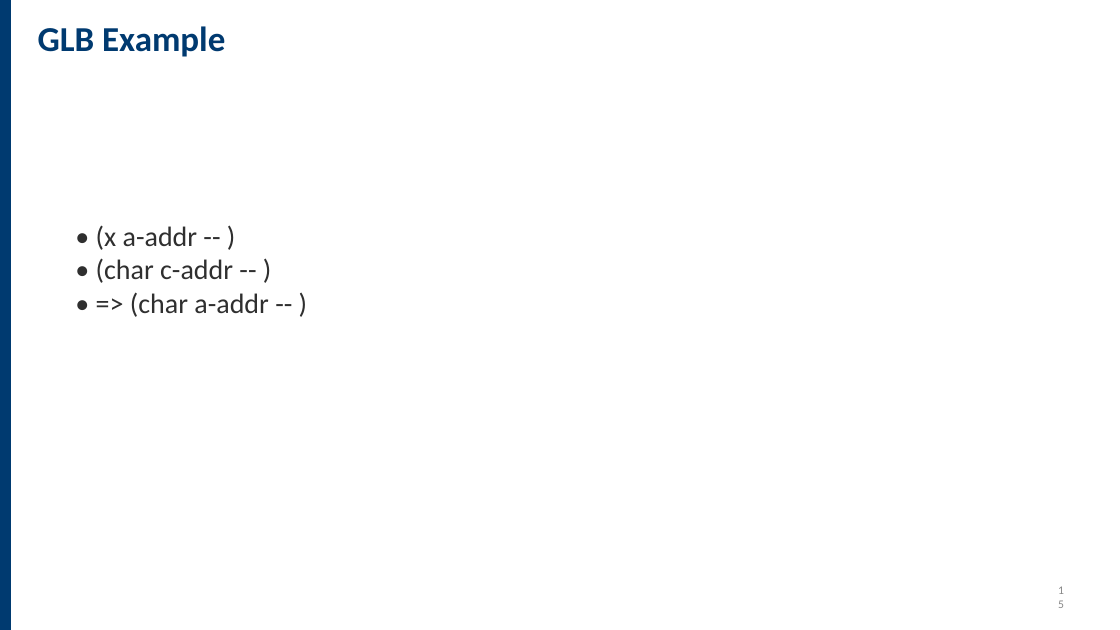
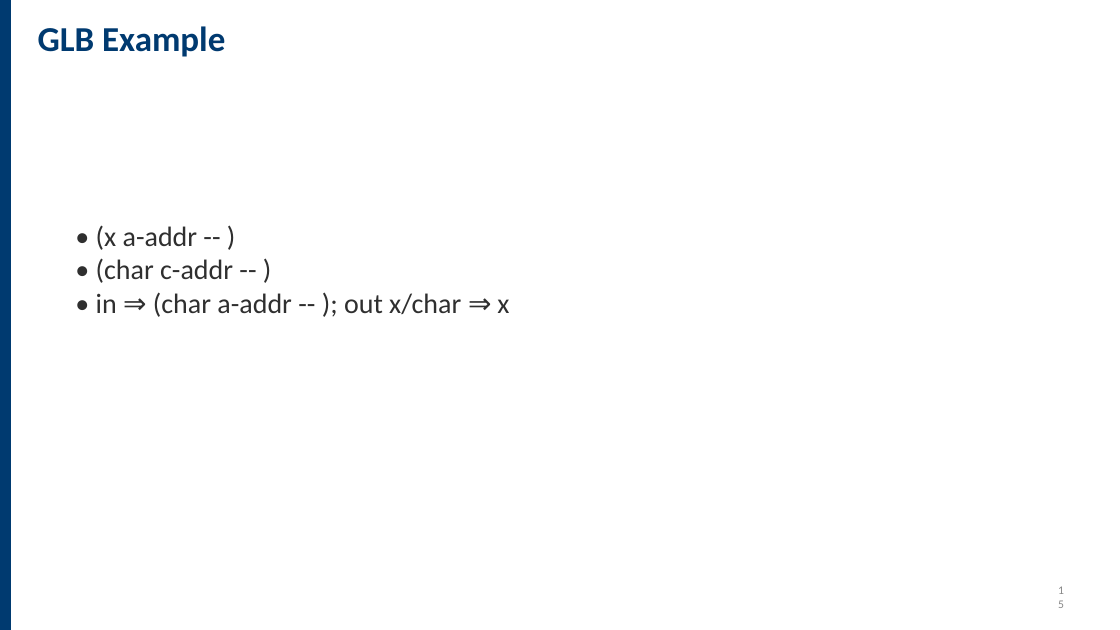
Before and after one commit to jpoial/evaluator, a slide deck: slide 15 of mustand.pptx. Drawn at 1120x630 pixels with LibreOffice and Linux fonts; fonts in the diff are those of the drawing. Boxes give left, top, right and bottom in pixels: in the first picture for what was removed or moved away, otherwise in the second. Text is boxed around its words. In the diff, an @@ line names an element or a change of style, - is before the commit and + after.

```diff
--- a/mustand.pptx
+++ b/mustand.pptx
@@ text at (96, 292, 509, 317): text changed @@
-• => (char a-addr -- )
+• in ⇒ (char a-addr -- ); out x/char ⇒ x
```
Also in this commit, not shown: 3 other slides changed, 18 other files.
